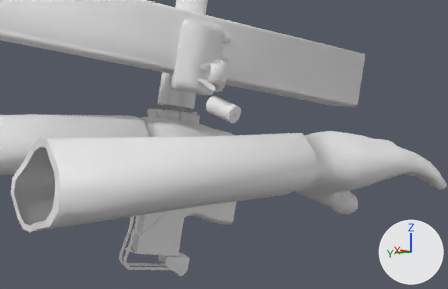
The Blender file Joshua-Boo-Boos Mac-10 Mod/Mac-10 Backup.blend as it was, and as the next commit left it.
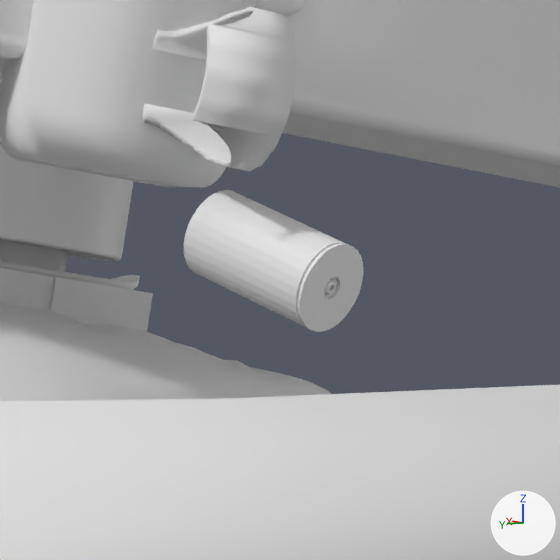
There are two pictures of each version: one from a camera (50 mm lens) standing at (-6.87, 4.53, -0.04) and looking at (4.79, -3.18, -1.32), one close up on the part from 38% to 62% of the width and 20% to 58% of the height. Lighting does not change. The marker at lower right points along +X, +Y and +Z. Materials are left out; every surface is plain grey.

In view in the first close-up: 'Bolt', 'Bullet', 'Charging Handle', 'Hands.001', 'Mac-10', 'Magazine'.
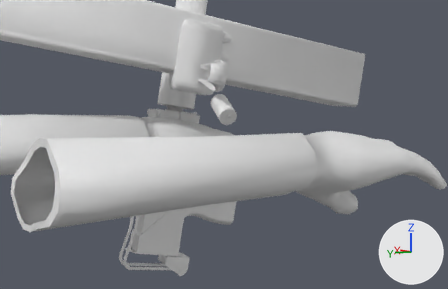
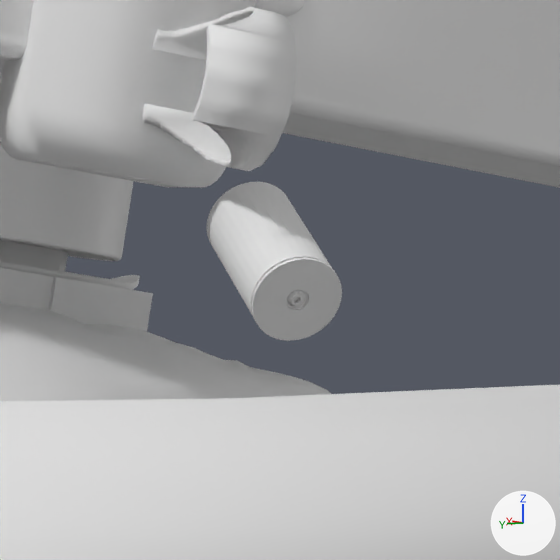
Boxes (x1, y1, x2, y2) around the edits, measured in the close-ups (560 x 560 px):
'Bullet', turned: before (184, 190, 363, 332); after (207, 182, 342, 341)

The change in detail:
Object 'Bullet' (ob_bullet) turns from (-6.1, -31, -18) to (-67, -60, -24) degrees about x, y and z.
